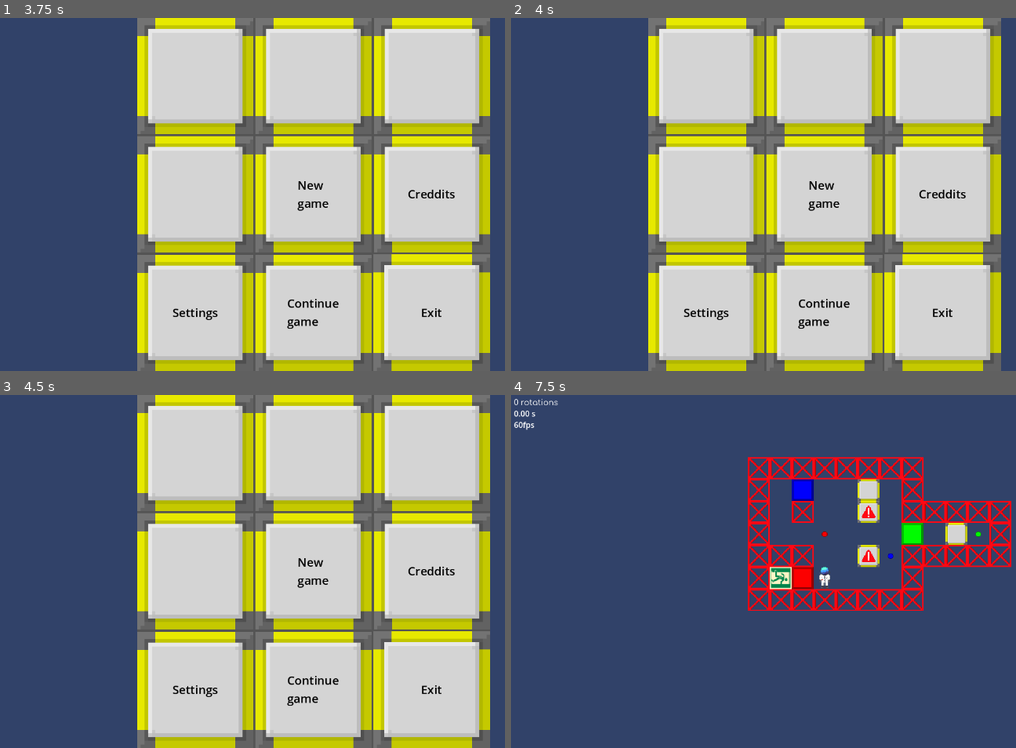
Above: before the commit, frames 1-4 (two rows, left to right).
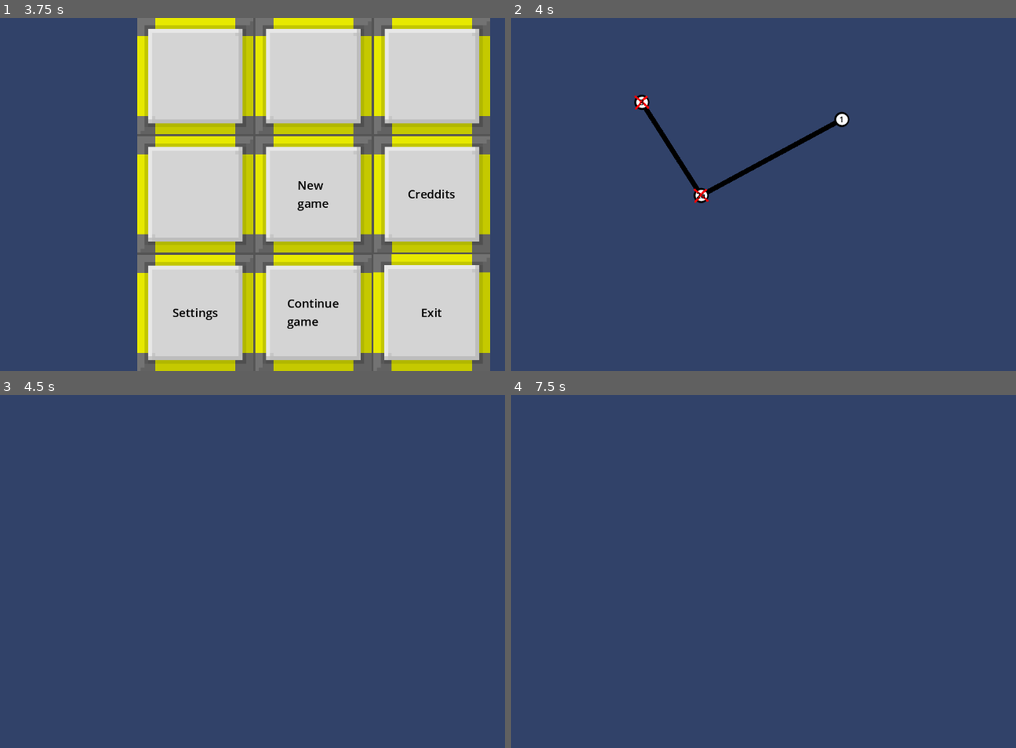
Above: after the commit, the same moments.

Repository: wojtekmal/escape-blocks
Game: Godot game, scene res://menu_stuff/menu_2.tscn
Two runs of this game, one before a commit and one after it. Both use one fixed random seed, a clock stepped at 60 frames per second and the inputs below.
Inputs (mouse positions are in pixels of both pictures, inside the frame that each line leads up to):
- Up to frame 1 (3.75 s): click (196, 74) at 0.52 s; tap Enter at 1.25 s; move the mouse to (449, 176) at 1.27 s; hold Right (gravity_right) 1.28-2.03 s; click (449, 176) at 1.42 s; tap W (jump) at 1.52, 2.27 s; tap R (restart) at 2, 2.75, 3.5 s; move the mouse to (186, 212) at 2.02 s; hold Left (gravity_left) 2.03-2.78 s; move the mouse to (378, 116) at 2.77 s; hold Right (gravity_right) 2.78-3.53 s; move the mouse to (282, 265) at 3.52 s; hold Up (gravity_up) from 3.53 s (still down); click (282, 265) at 3.67 s
- Up to frame 2 (4 s): keep holding Up (gravity_up); tap W (jump) at 3.77 s
- Up to frame 3 (4.5 s): release Up (gravity_up) at 4.25 s; click (333, 497) at 4.25 s, where only the run after the commit has a clickable "1"
- Up to frame 4 (7.5 s): tap R (restart) at 5, 5.65, 5.75 s; move the mouse to (1010, 624) at 5.02 s; hold Left (gravity_left) 5.03-7.25 s; tap W (jump) at 5.27, 6.02 s; move the mouse to (637, 518) at 5.77 s; move the mouse to (854, 571) at 6.52 s; click (854, 571) at 6.67 s; click (844, 497) at 7.25 s, where only the run before the commit has a clickable "1"

Frame 1 is identical in both runs. In frame 2, 70% of the frame differs, in the area x 24-98%, y 0-100%; in frame 3, 70%; in frame 4, 7.8%.
Error after the commit: Parse Error: Could not resolve external class member "levels_data". (res://scripts/LevelTemplate.gd:557)

Commit message:
Something is broken.

Diff:
--- a/engine/levels/LevelTemplate.tscn
+++ b/engine/levels/LevelTemplate.tscn
@@ -329,6 +329,7 @@
 board_dimensions = Vector2i(8, 5)
 
 [node name="Player" parent="." instance=ExtResource("1")]
+visible = false
 collision_layer = 10
 collision_mask = 1
 board_cords = Vector2i(3, 2)
@@ -405,7 +406,6 @@
 layout_mode = 2
 text = "LEVEL FINISHED
 TOTAL ROTATIONS : 7"
-context_menu_enabled = true
 label_settings = SubResource("LabelSettings_n40f3")
 horizontal_alignment = 1
 
@@ -419,24 +419,19 @@
 
 [node name="PartBox1" parent="Control/CanvasLayer/MarginContainer/VBoxContainer/PartsBox/HBoxContainer" instance=ExtResource("17_j8u3w")]
 layout_mode = 2
-part_new = false
 
 [node name="PartBox2" parent="Control/CanvasLayer/MarginContainer/VBoxContainer/PartsBox/HBoxContainer" instance=ExtResource("17_j8u3w")]
 layout_mode = 2
-part_new = false
 
 [node name="PartBox3" parent="Control/CanvasLayer/MarginContainer/VBoxContainer/PartsBox/HBoxContainer" instance=ExtResource("17_j8u3w")]
 layout_mode = 2
-part_new = false
 
 [node name="PartBox4" parent="Control/CanvasLayer/MarginContainer/VBoxContainer/PartsBox/HBoxContainer" instance=ExtResource("17_j8u3w")]
 layout_mode = 2
-part_new = false
 
 [node name="PartBox5" parent="Control/CanvasLayer/MarginContainer/VBoxContainer/PartsBox/HBoxContainer" instance=ExtResource("17_j8u3w")]
 layout_mode = 2
 label_text = "text"
-part_new = false
 
 [node name="ButtonsBox" type="MarginContainer" parent="Control/CanvasLayer/MarginContainer/VBoxContainer"]
 layout_mode = 2
--- a/engine/levels/test_level_template.tscn
+++ b/engine/levels/test_level_template.tscn
@@ -22,18 +22,3 @@
 visible = false
 layer_0/tile_data = PackedInt32Array(262144, 131072, 131072, 196609, 131072, 196608, 196608, 131072, 65536, 262145, 131 …(33716 unchanged characters)…
 board_dimensions = Vector2i(80, 50)
-
-[node name="PartBox1" parent="Control/CanvasLayer/MarginContainer/VBoxContainer/PartsBox/HBoxContainer" index="0"]
-part_new = false
-
-[node name="PartBox2" parent="Control/CanvasLayer/MarginContainer/VBoxContainer/PartsBox/HBoxContainer" index="1"]
-part_new = false
-
-[node name="PartBox3" parent="Control/CanvasLayer/MarginContainer/VBoxContainer/PartsBox/HBoxContainer" index="2"]
-part_new = false
-
-[node name="PartBox4" parent="Control/CanvasLayer/MarginContainer/VBoxContainer/PartsBox/HBoxContainer" index="3"]
-part_new = false
-
-[node name="PartBox5" parent="Control/CanvasLayer/MarginContainer/VBoxContainer/PartsBox/HBoxContainer" index="4"]
-part_new = false
--- a/engine/menu_stuff/menu_2.tscn
+++ b/engine/menu_stuff/menu_2.tscn
@@ -71,6 +71,7 @@
 layout_mode = 2
 buttonText = "Continue
 game"
+custom_method = "continue_game_press"
 
 [node name="VBoxContainer4" type="VBoxContainer" parent="MarginContainer/AspectRatioContainer/MarginContainer/MarginContainer/HBoxContainer"]
 layout_mode = 2
--- a/engine/scripts/LevelTemplate.gd
+++ b/engine/scripts/LevelTemplate.gd
@@ -554,6 +554,14 @@
 		global.levels[level_name]["time_parts"] = max(global.levels[level_name]["time_parts"], time_parts)
 		global.levels[level_name]["rotation_parts"] = max(global.levels[level_name]["rotation_parts"], rotation_parts)
 
+		for unlocked_level in global.levels_data[level_name]["unlocks"]:
+			print("level unlocked: " + unlocked_level)
+			global.levels[unlocked_level]["unlocked"] = true
+
+		print(global.levels)
+		print("\n\n")
+		global.save()
+
 		level_map_button.pressed.connect(go_to_map)
 		retry_level_button.pressed.connect(retry_level)
 		next_level_button.pressed.connect(go_to_next_level)
--- a/engine/scripts/MenuButton.gd
+++ b/engine/scripts/MenuButton.gd
@@ -49,3 +49,10 @@
 	global.levels["1"]["unlocked"] = true
 
 	get_tree().change_scene_to_file("res://map_stuff/level_map.tscn")
+
+func continue_game_press():
+	if global.levels == {}:
+		new_game_press()
+		return
+
+	get_tree().change_scene_to_file("res://map_stuff/level_map.tscn")
--- a/engine/scripts/global.gd
+++ b/engine/scripts/global.gd
@@ -16,6 +16,8 @@
 	name = "global"
 	load_data()
 
+	print(preload("res://levels/test_level_template.tscn").instantiate())
+
 var levels := {}
 
 var saved_var := {
@@ -28,45 +30,62 @@
 		"user://" + name +".dat",
 		FileAccess.READ
 	)
+
 	if file == null:
+		print("Saved game not found, creating new game.")
 		save()
 		return
 	var content = file.get_var()
+	print(content)
 	for variable in saved_var.keys():
 		saved_var[variable] = content[variable]
 
-func save(content = saved_var):
+func save():
+	saved_var = {
+		"levels" : levels,
+		"current_level" : current_level,
+	}
+
+	print(levels)
+	#print(saved_var)
 	var file = FileAccess.open(
 		"user://" + name + ".dat",
 		FileAccess.WRITE,
 	)
-	file.store_var(content)
+	file.store_var(saved_var)
+	#print(content)
 	print("saved " + name)
 
 # This dictionary also contains all levels' scenes and dependencies.
 var levels_data := {
 	"1": {
 		"resource": preload("res://levels/test_level_template.tscn"),
+		"unlocks": ["2a", "2b"],
 		"dependencies": [],
 	},
 	"2a": {
 		"resource": preload("res://levels/level_2.tscn"),
+		"unlocks": ["3"],
 		"dependencies": ["1"],
 	},
 	"2b": {
 		"resource": preload("res://levels/level_2_v2.tscn"),
+		"unlocks": [],
 		"dependencies": ["1"],
 	},
 	"3": {
 		"resource": preload("res://levels/wojtekmal_1.tscn"),
+		"unlocks": ["4"],
 		"dependencies": ["2a"],
 	},
 	"4": {
 		"resource": preload("res://levels/test_level_template_2.tscn"),
+		"unlocks": ["5"],
 		"dependencies": ["3"],
 	},
 	"5": {
 		"resource": preload("res://levels/roupiq_1.tscn"),
+		"unlocks": [],
 		"dependencies": ["4"],
 	},
 }
--- a/engine/scripts/level_map.gd
+++ b/engine/scripts/level_map.gd
@@ -5,6 +5,7 @@
 
 # Called when the node enters the scene tree for the first time.
 func _ready():
+	print(preload("res://levels/level_2.tscn").instantiate())
 	for button_reference in get_tree().get_nodes_in_group("level_buttons"):
 		button_reference.button_pressed.connect(on_level_button_pressed)
 		buttons[button_reference.label_text] = button_reference
--- a/engine/scripts/level_restart.gd
+++ b/engine/scripts/level_restart.gd
@@ -13,6 +13,9 @@
 		level.hide()
 		await level.tree_exited
 	var new_level = global.levels_data[level_name]["resource"].instantiate()
+	print(new_level)
+	print(level_name)
+	print(global.levels_data["2a"]["resource"].instantiate())
 	# This can be removed when all levels get their final name.
 	new_level.level_name = level_name
 	new_level.retry_this_level.connect(start)
